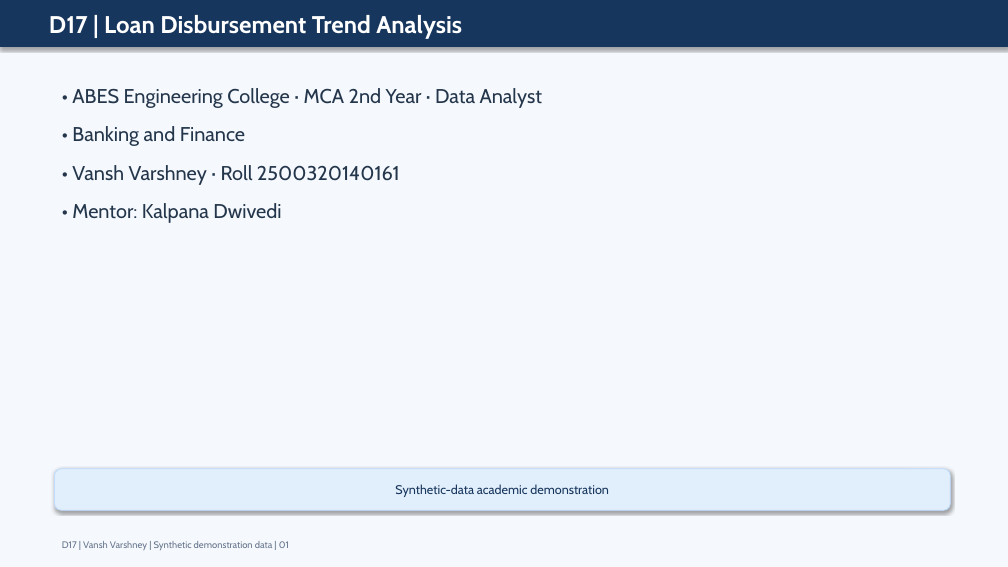
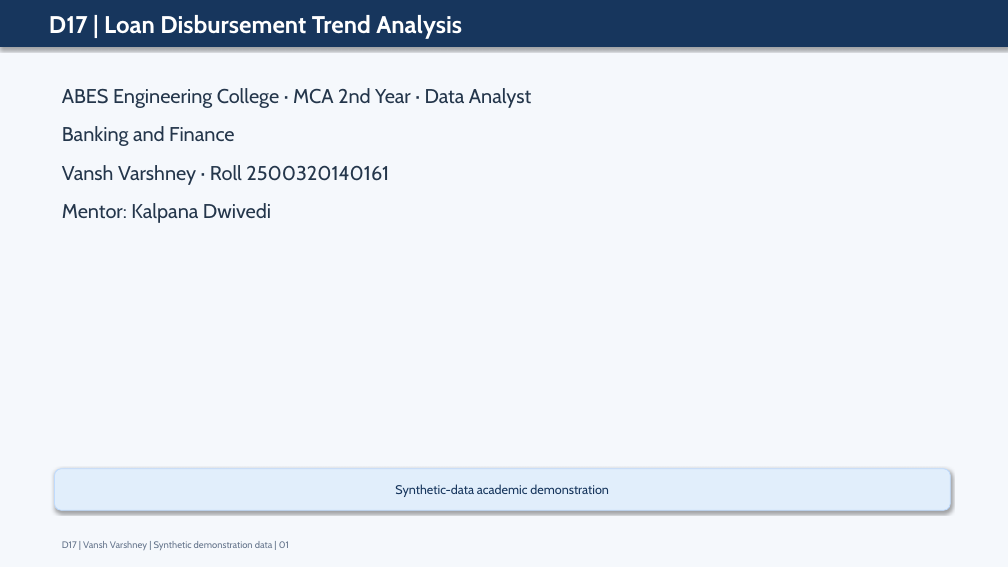
Before and after one commit to vanshvarshney59-alt/Loan-dtrendisbursement-Analysis, a slide deck: slide 1 of deliverables/18_ABES_Slide_Deck.pptx. Drawn at 1008x567 pixels with LibreOffice and Linux fonts; fonts in the diff are those of the drawing. Boxes give left, top, right and bottom in pixels: in the first picture for what was removed or moved away, otherwise in the second. Text is boxed around its words. In the diff, an @@ line names an element or a change of style, - is before the commit and + after.

Commit message:
Add submission PDFs and synthetic data package

```diff
--- a/deliverables/18_ABES_Slide_Deck.pptx
+++ b/deliverables/18_ABES_Slide_Deck.pptx
@@ text at box(62, 88, 531, 223): text changed @@
-• ABES Engineering College · MCA 2nd Year · Data Analyst
-• Banking and Finance
-• Vansh Varshney · Roll 2500320140161
-• Mentor: Kalpana Dwivedi
+ABES Engineering College · MCA 2nd Year · Data Analyst
+Banking and Finance
+Vansh Varshney · Roll 2500320140161
+Mentor: Kalpana Dwivedi
```
Also in this commit, not shown: 11 other slides changed, 33 other files.
